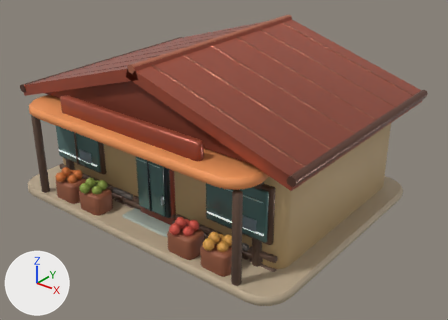
The glTF model assets/models/regions/valley_market.glb as it was, and as the next commit left it.
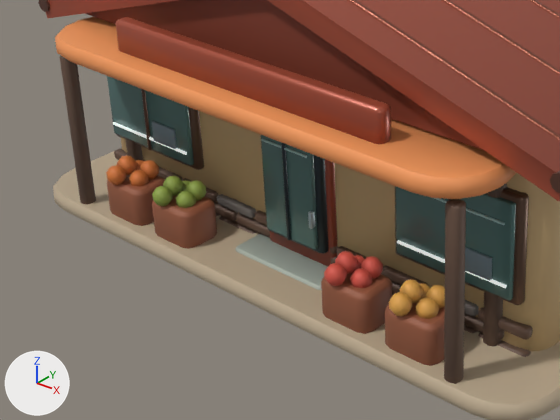
Old and new are each drawn whole from a 50 mm lens placed at (9.28, -11.47, 7.91), pointed at (0.5, -0.49, 1.11) and again close up on the part from 0% to 65% of the width and 27% to 95% of the height. Arrows for +X, +Y and +Z are at lower left; the lights stay in place. The older version's two pictures come first. Vertices at exactly the same position are counted once.

The older version as bpy lines, for what is in view:
```python
me_market = bpy.data.meshes.new('Market')
me_market.from_pydata(...)  # 5382 vertices, 10360 faces; spans x -4.14..4.14, y -3.61..2.98, z -0.01..4.08
# faces by material slot: [7352, 332, 1276, 840, 560]
me_market.materials.append(mat_ceramic)
me_market.materials.append(mat_paint)
me_market.materials.append(mat_metal)
me_market.materials.append(mat_tint)
me_market.materials.append(mat_light)
ob_market = bpy.data.objects.new('Market', me_market)
ob_market.location = (0.0, 0.0, 0.0)
```
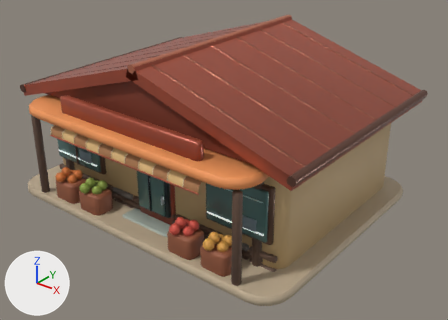
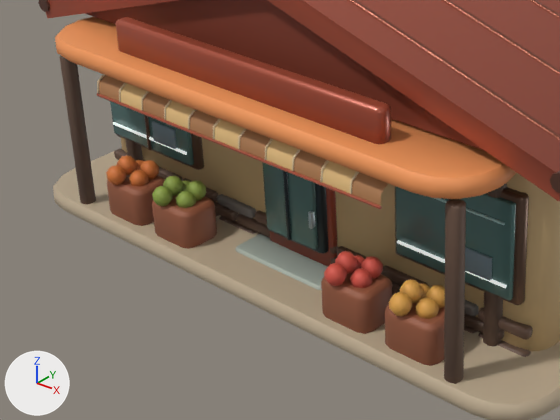
Diff of the bpy script that builds the scene:
```diff
--- a/assets/models/regions/valley_market.glb.py
+++ b/assets/models/regions/valley_market.glb.py
@@ me_market @@
 # used by ob_market; location = (0.0, 0.0, 0.0)
-me_market.from_pydata(...)  # 5382 vertices, 10360 faces; spans x -4.14..4.14, y -3.61..2.98, z -0.01..4.08
+me_market.from_pydata(...)  # 5877 vertices, 11154 faces; spans x -4.14..4.14, y -3.61..2.98, z -0.01..4.08
+# me_market part 1: a new loose piece, a 7-sided cylinder along x spanning x -2.25..2.31, y -3.573..-3.537, z 2.056..2.094, in mat_paint
+# me_market part 2: 385 vertices added at x -2.26..2.3, y -3.56..-2.67, z 2.08..2.54
+# other edits to the shape of me_market do not show in these pictures
 me_market.materials.append(mat_ceramic)
```

Changed parts and their boxes (x1, y1, x2, y2) in the close-ups (560 x 420 px):
part 1 of me_market, added: after (97, 93, 382, 209)
part 2 of me_market, added (brown): after (97, 74, 388, 206)
